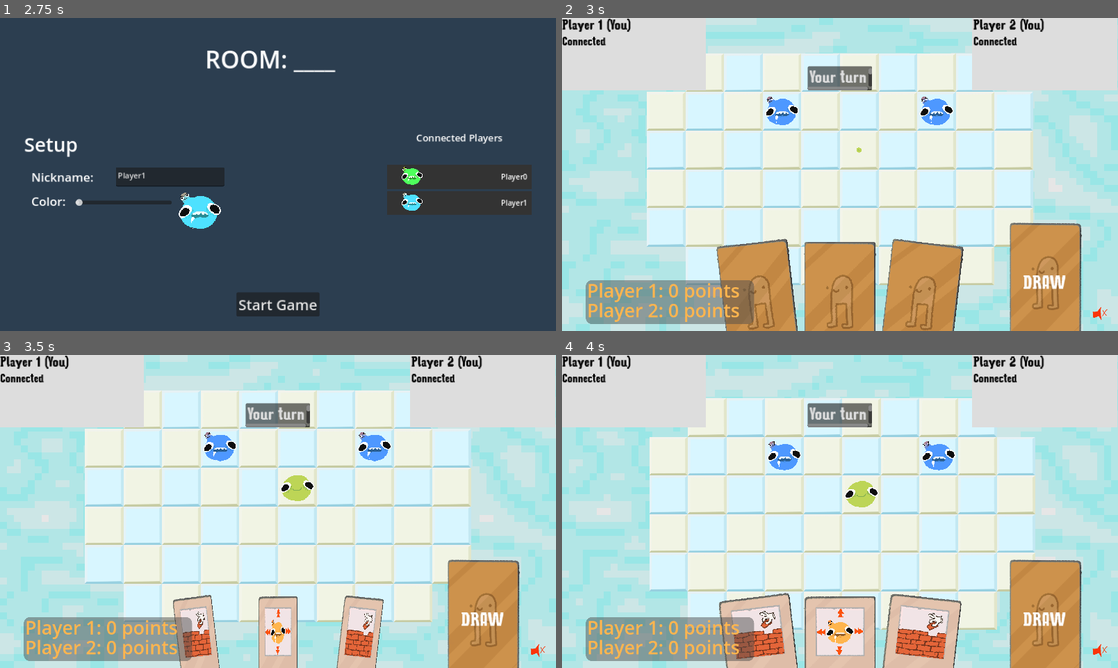
Above: before the commit, frames 1-4 (two rows, left to right).
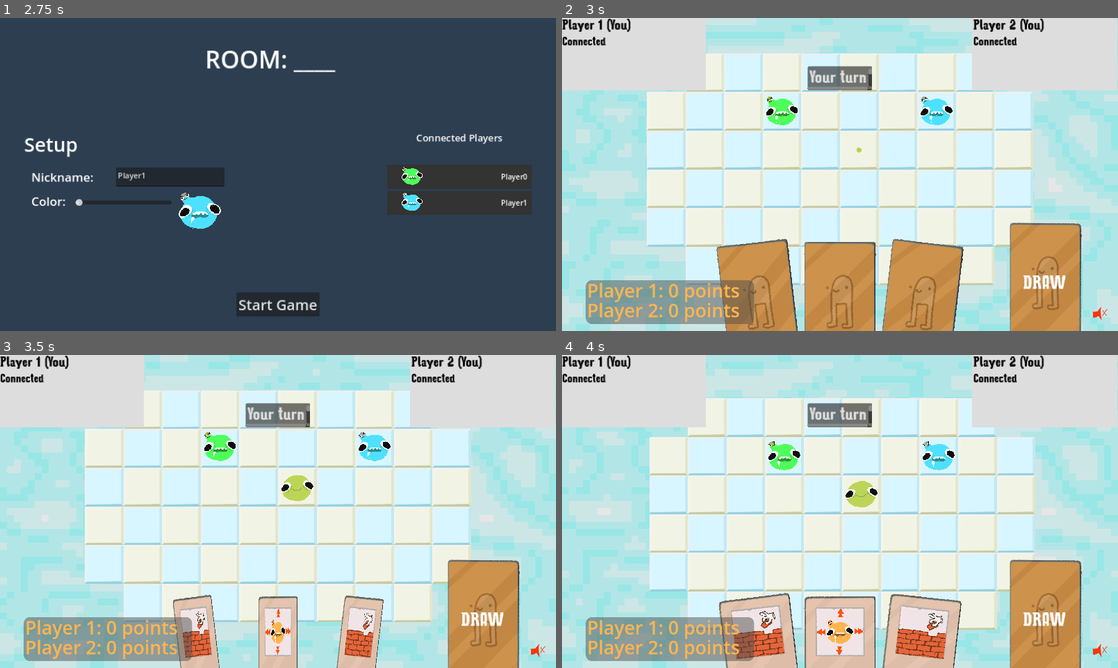
Above: after the commit, the same moments.

Repository: patator62180/GDWL_67
Game: Godot game, scene res://scenes/main/main.tscn
Two runs of this game, one before a commit and one after it. Both use one fixed random seed, a clock stepped at 60 frames per second and the inputs below.
Inputs (mouse positions are in pixels of both pictures, inside the frame that each line leads up to):
- Up to frame 1 (2.75 s): click "[FAKE] Start as player (local)" at 0.5 s; click (278, 190) at 1.27 s; type "12" at 1.35 s; click "PLAY LOCAL" at 2 s
- Up to frame 2 (3 s): click "Start Game" at 2.75 s
- Up to frame 3 (3.5 s): no input
- Up to frame 4 (4 s): tap Enter (ui_accept) at 3.5 s; drag from (762, 655) to (784, 448) at 3.52 s

Frame 1 is identical in both runs. In frame 2, 0.6% of the frame differs, in the area x 36-70%, y 25-35%; in frame 3, 0.6%, in the area x 36-70%, y 24-34%; in frame 4, 0.6%.

Commit message:
update color in game after picking in lobby

Diff:
--- a/scenes/HUD/hud.tscn
+++ b/scenes/HUD/hud.tscn
@@ -44,7 +44,7 @@
 properties/1/spawn = true
 properties/1/replication_mode = 1
 
-[node name="HUD" type="CanvasLayer" node_paths=PackedStringArray("player_cards", "hand", "your_turn_label", "other_player_turn_label", "win_label", "lose_label", "score_card", "mute_button")]
+[node name="HUD" type="CanvasLayer" node_paths=PackedStringArray("player_cards", "hand", "your_turn_label", "other_player_turn_label", "win_label", "lose_label", "horizontal_slider", "score_card", "mute_button")]
 script = ExtResource("1_wj8wa")
 player_cards = [NodePath("PlayerCards/PlayerCard0Anchor/PlayerCard0"), NodePath("PlayerCards/PlayerCard1Anchor/PlayerCard1"), NodePath("PlayerCards/PlayerCard2Anchor/PlayerCard2"), NodePath("PlayerCards/PlayerCard3Anchor/PlayerCard3")]
 hand = NodePath("Hand")
@@ -52,6 +52,7 @@
 other_player_turn_label = NodePath("OtherPlayerTurnLabel")
 win_label = NodePath("YouWinLabel")
 lose_label = NodePath("YouLostLabel")
+horizontal_slider = NodePath("")
 score_card = NodePath("ScoreCard")
 mute_button = NodePath("MuteSound")
 
--- a/scenes/game/game.gd
+++ b/scenes/game/game.gd
@@ -80,6 +80,7 @@
 func update_color(player_index: int, color: float):
 	if player_index <= len(peer_players) - 1:
 		peer_players[player_index].color = color
+		player_managers.array[player_index].color = color
 		Mediator.instance.call_on_players(player_controller.update_connected_player, player_index, peer_players[player_index].nickname, color)
 
 func respawn_host():
@@ -192,6 +193,7 @@
 
 	peer_players.append(peer_player)
 	Mediator.instance.call_on_player(id, player_controller.assign_player, player_index)
+	player_managers.array[player_index].color = peer_player.color
 
 	for peer_player_index in range(len(peer_players)):
 		Mediator.instance.call_on_players(player_controller.update_connected_player, peer_player_index, peer_players[peer_player_index].nickname, peer_players[peer_player_index].color)
--- a/scenes/game/player_controller.gd
+++ b/scenes/game/player_controller.gd
@@ -12,6 +12,8 @@
 var player_index: int
 var player_index_playing: int = -1
 var selected_player: Player
+var nickname: String
+var color: float
 
 var game_turn_state = TurnState.NONE
 
--- a/scenes/player_manager/player_manager.gd
+++ b/scenes/player_manager/player_manager.gd
@@ -7,51 +7,52 @@
 @export var initial_grid_pos: Vector2i
 @export var modulateFaceColor = 0
 @export var player_spawner: MultiplayerSpawner
+@export var color: float = 0
 
 var player_characters: Array[Player]:
-    get:
-        var _player_characters: Array[Player] = []
-        for child in players_root.get_children():
-            if child is Player:
-                _player_characters.append(child)
+	get:
+		var _player_characters: Array[Player] = []
+		for child in players_root.get_children():
+			if child is Player:
+				_player_characters.append(child)
 
-        return _player_characters
+		return _player_characters
 
 signal player_spawned(player : Player)
 
 func _ready():
-    player_spawner.spawn_function = spawn_player_client
+	player_spawner.spawn_function = spawn_player_client
 
 func spawn_initial_player(grid: Grid):
-    spawn_player(grid, initial_grid_pos)
+	spawn_player(grid, initial_grid_pos)
 
 func spawn_player(grid: Grid, grid_pos: Vector2):
-    player_spawner.spawn(grid.get_screen_pos(grid_pos))
+	player_spawner.spawn(grid.get_screen_pos(grid_pos))
 
 func spawn_player_client(position):
-    var player_character = player_scene.instantiate()
-    player_character.position = position
-    player_spawned.emit(player_character)
-
-    return player_character
+	var player_character = player_scene.instantiate()
+	player_character.position = position
+	player_character.color = color
+	player_spawned.emit(player_character)
+	return player_character
 
 func kill_player(grid: Grid, grid_pos: Vector2):
-    var player = get_character_at_position(grid_pos, grid)
+	var player = get_character_at_position(grid_pos, grid)
 
-    if player != null:
-        player.queue_free()
+	if player != null:
+		player.queue_free()
 
 func process_action(action: String):
-    for player in player_characters:
-        player.process_action(action)
+	for player in player_characters:
+		player.process_action(action)
 
 func get_character_at_position(grid_position: Vector2, grid: Grid):
-    for player in player_characters:
-        if grid_position == grid.get_grid_pos(player.position):
-            return player
+	for player in player_characters:
+		if grid_position == grid.get_grid_pos(player.position):
+			return player
 
 func get_character_index_at_position(grid_position: Vector2, grid: Grid):
-    for i in range(0, player_characters.size()):
-        if grid_position == grid.get_grid_pos(player_characters[i].position):
-            return i
-    return 0
+	for i in range(0, player_characters.size()):
+		if grid_position == grid.get_grid_pos(player_characters[i].position):
+			return i
+	return 0
--- a/scenes/player_manager/player_manager.tscn
+++ b/scenes/player_manager/player_manager.tscn
@@ -1,7 +1,12 @@
-[gd_scene load_steps=3 format=3 uid="uid://fceu5xy8mw51"]
+[gd_scene load_steps=4 format=3 uid="uid://fceu5xy8mw51"]
 
 [ext_resource type="Script" path="res://scenes/player_manager/player_manager.gd" id="1_xbxu0"]
 [ext_resource type="PackedScene" uid="uid://bef6pckymx8bi" path="res://scenes/player/player.tscn" id="2_6as7a"]
+
+[sub_resource type="SceneReplicationConfig" id="SceneReplicationConfig_1in8y"]
+properties/0/path = NodePath(".:color")
+properties/0/spawn = true
+properties/0/replication_mode = 1
 
 [node name="PlayerManager" type="Node2D" node_paths=PackedStringArray("players_root", "player_spawner")]
 script = ExtResource("1_xbxu0")
@@ -13,3 +18,6 @@
 spawn_path = NodePath("../Players")
 
 [node name="Players" type="Node2D" parent="."]
+
+[node name="MultiplayerSynchronizer" type="MultiplayerSynchronizer" parent="."]
+replication_config = SubResource("SceneReplicationConfig_1in8y")
--- a/scenes/player_manager/player_managers.gd
+++ b/scenes/player_manager/player_managers.gd
@@ -7,18 +7,18 @@
 signal player_spawned(player : Player)
 
 func _ready():
-    for player_manager in array:
-        player_manager.player_spawned.connect(on_player_spawned)
+	for player_manager in array:
+		player_manager.player_spawned.connect(on_player_spawned)
 
 func check_for_player(grid: Grid, grid_pos:Vector2):
-    for player_manager in array:
-        for player in player_manager.player_characters:
-            var player_grid_pos = grid.get_grid_pos(player.position)
+	for player_manager in array:
+		for player in player_manager.player_characters:
+			var player_grid_pos = grid.get_grid_pos(player.position)
 
-            if (player_grid_pos == grid_pos):
-                return player
+			if (player_grid_pos == grid_pos):
+				return player
 
-    return null
+	return null
 
 func on_player_spawned(player : Player):
-    player_spawned.emit(player)
+	player_spawned.emit(player)
